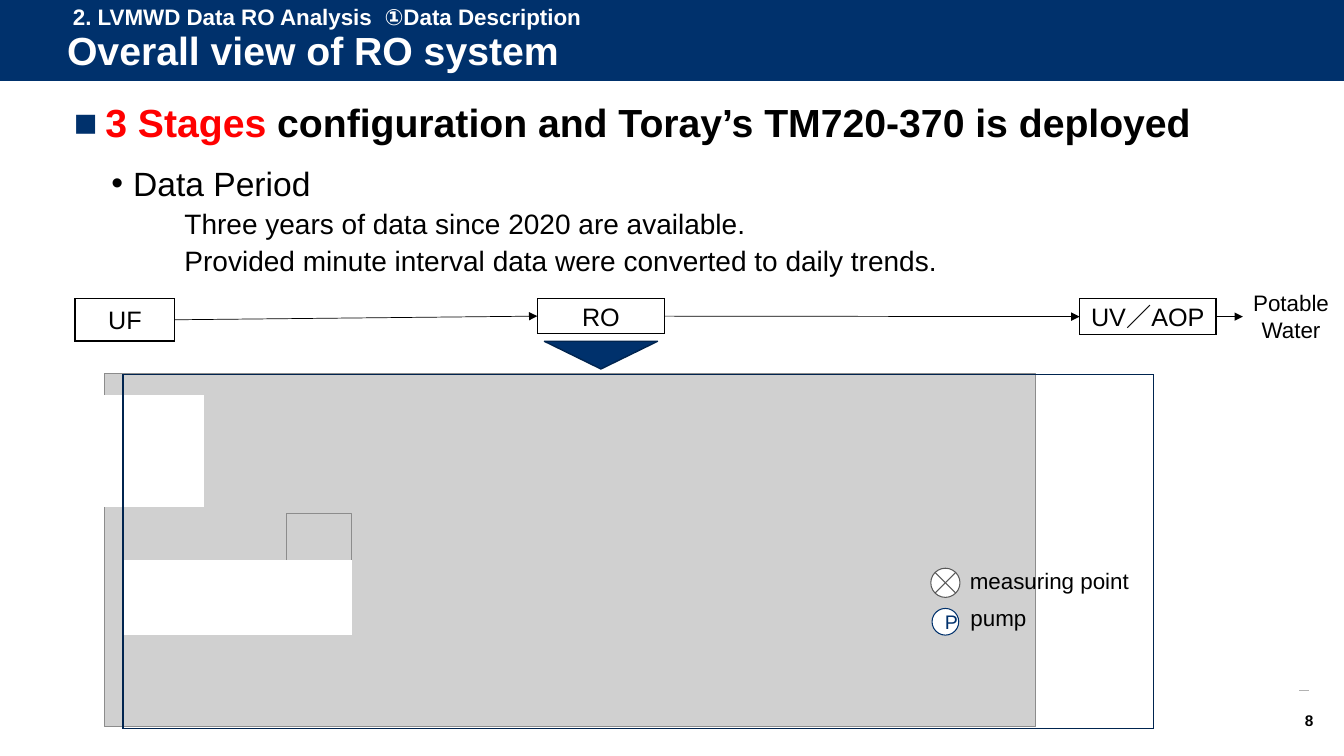
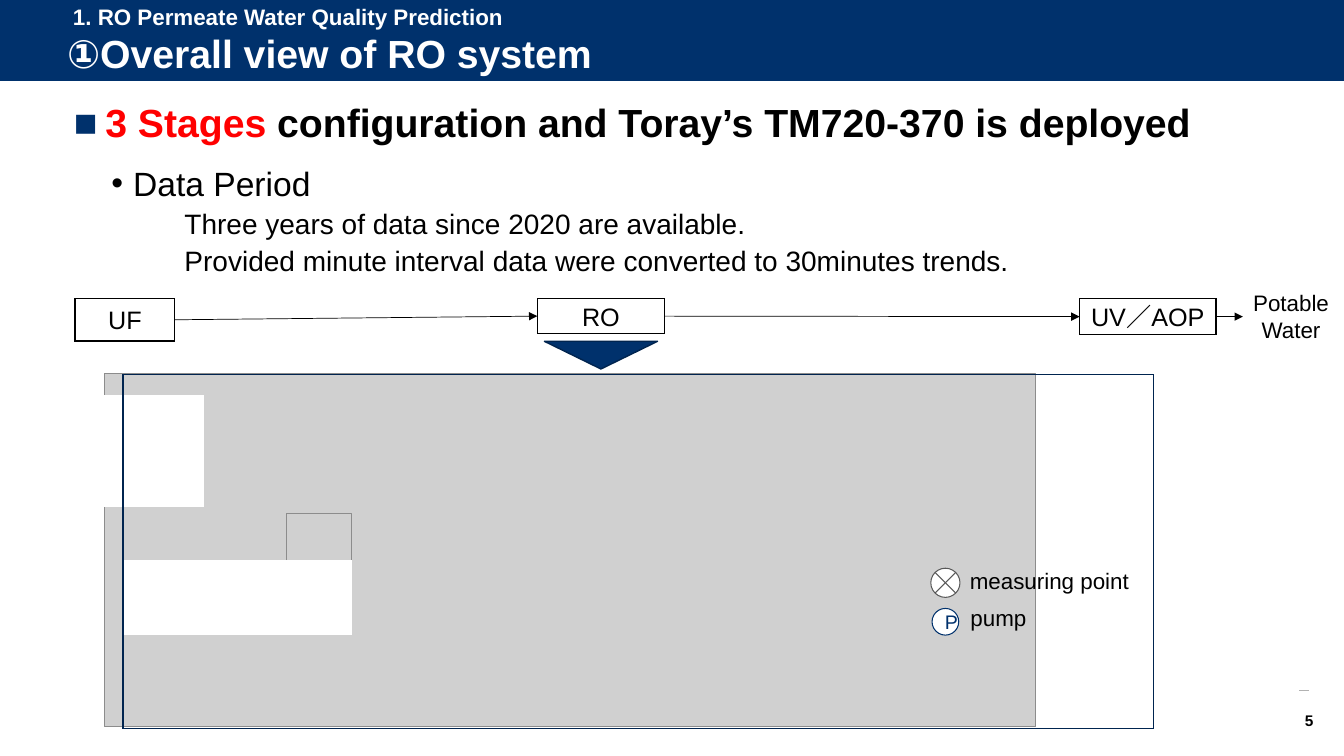
Before and after one commit to watarukumagai-git/opt, a slide deck: slide 5 of Reuse_Water/230622_NAWI RO analysis for SGDC_temp.pptx (slide 8 before the commit). Drawn at 1344x756 pixels with LibreOffice and Linux fonts; fonts in the diff are those of the drawing; grey boxes stand for pictures; background and template pictures are left out. Boxes give left, top, right and bottom in pixels: in the first picture for what was removed or moved away, otherwise in the second. Text is boxed around its words. In the diff, an @@ line names an element or a change of style, - is before the commit and + after.

```diff
--- a/Reuse_Water/230622_NAWI RO analysis for SGDC_temp.pptx
+++ b/Reuse_Water/230622_NAWI RO analysis for SGDC_temp.pptx
@@ text at box(73, 8, 502, 30): text changed @@
-2. LVMWD Data RO Analysis ①Data Description
+1. RO Permeate Water Quality Prediction
@@ text at box(67, 39, 592, 76): text changed @@
-Overall view of RO system
+①Overall view of RO system
@@ text at box(184, 250, 1009, 272): text changed @@
-    Provided minute interval data were converted to daily trends.
+    Provided minute interval data were converted to 30minutes trends.
@@ page number at box(1305, 715, 1314, 726): text changed @@
-8
+5
```
Also in this commit, not shown: 3 other slides changed, 22 slides added, 12 slides removed.
